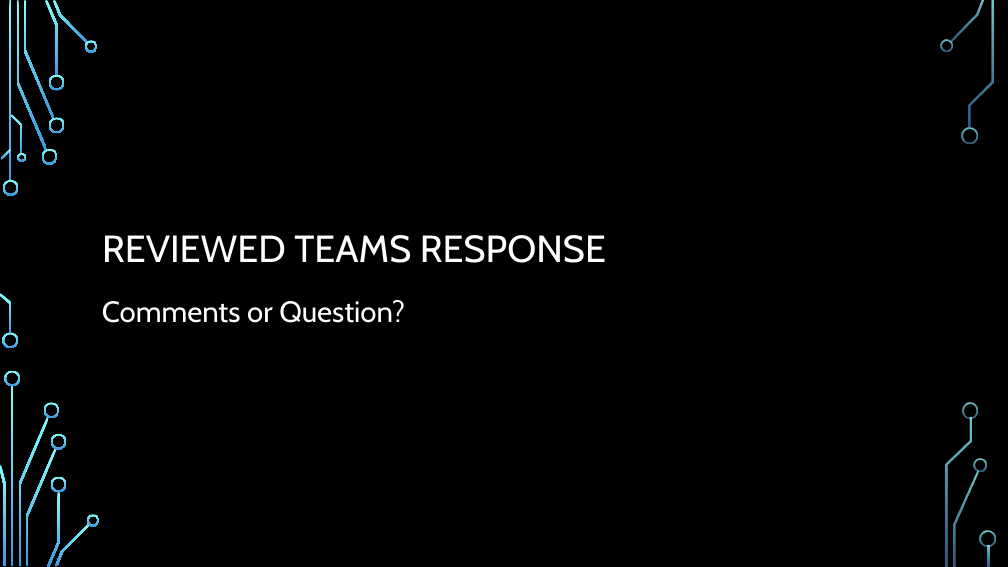
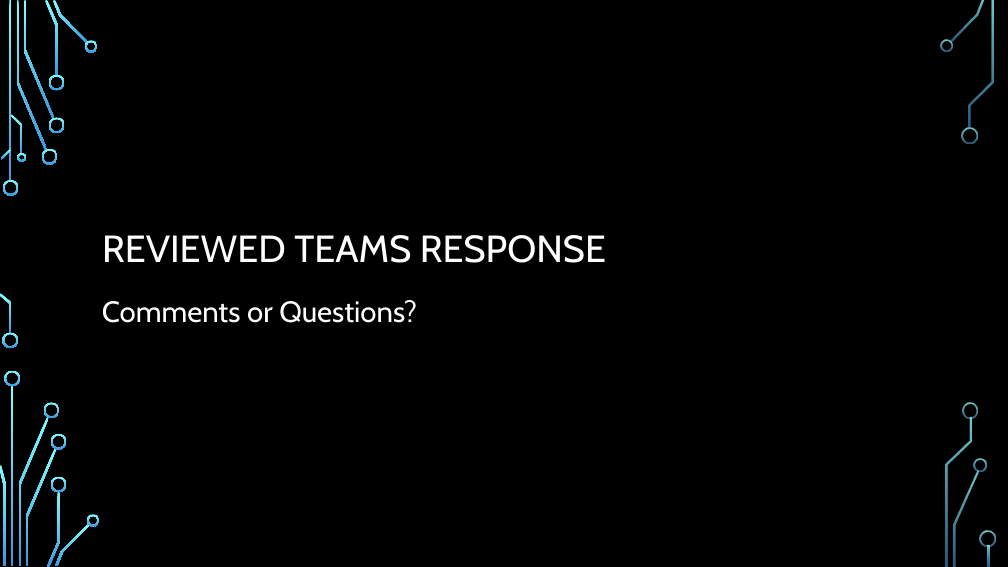
Before and after one commit to ureginastudent/PROJECT, a slide deck: slide 11 of Milestone 7/ENSE 470 Milestone 7.pptx (slide 12 before the commit). Drawn at 1008x567 pixels with LibreOffice and Linux fonts; fonts in the diff are those of the drawing; background and template pictures are left out. Boxes give left, top, right and bottom in pixels: in the first picture for what was removed or moved away, otherwise in the second. Text is boxed around its words. In the diff, an @@ line names an element or a change of style, - is before the commit and + after.

```diff
--- a/Milestone 7/ENSE 470 Milestone 7.pptx
+++ b/Milestone 7/ENSE 470 Milestone 7.pptx
@@ text at (102, 300, 417, 323): text changed @@
-Comments or Question?
+Comments or Questions?
```
Also in this commit, not shown: 2 other slides changed, 1 slide removed.
